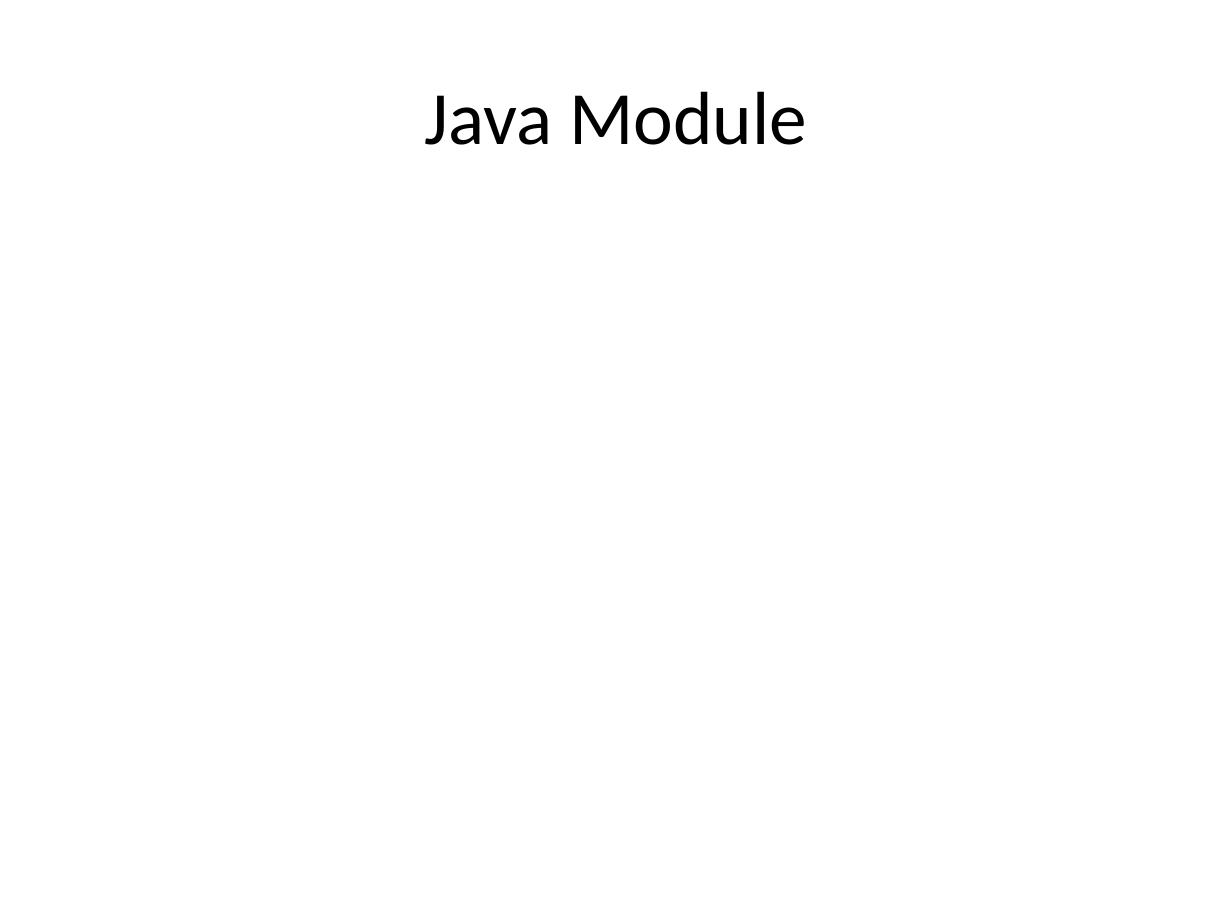
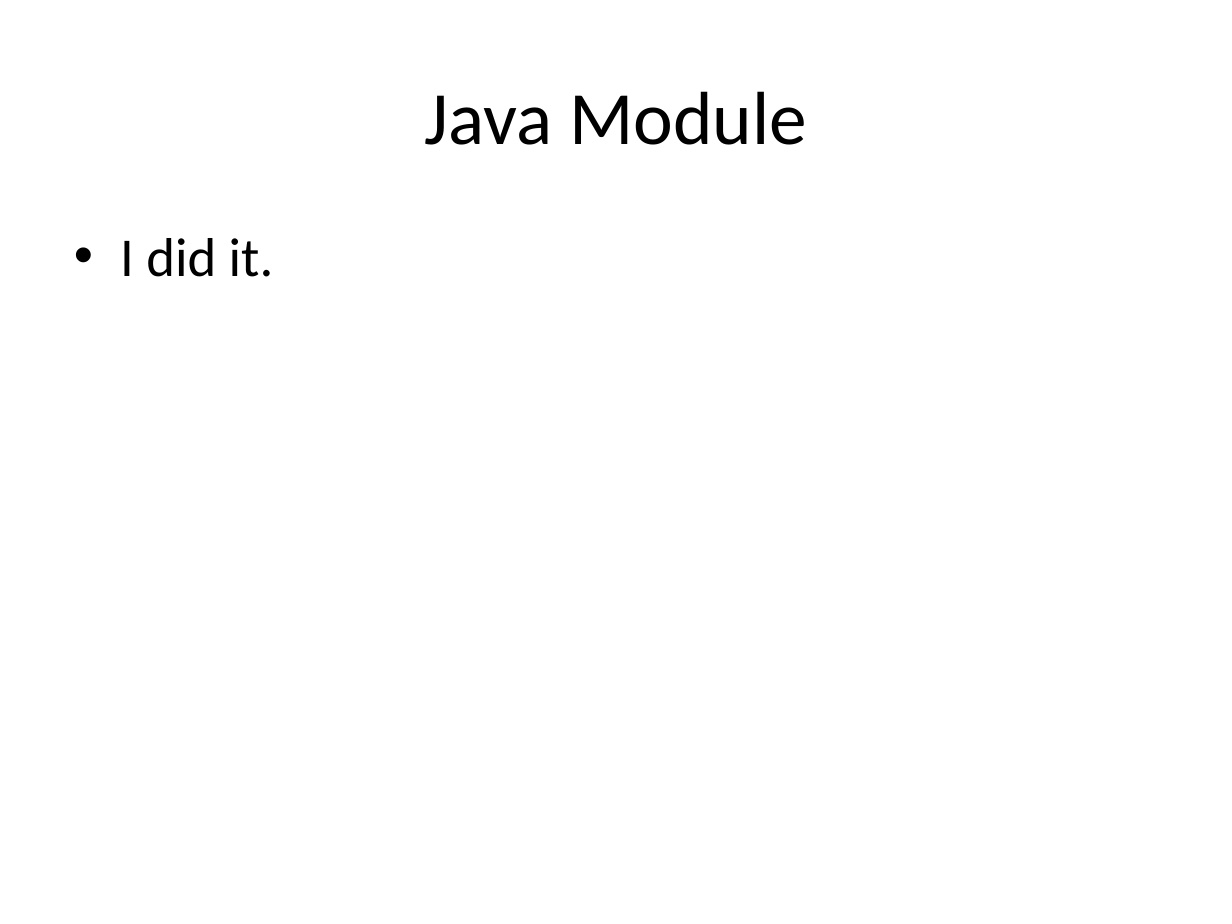
Before and after one commit to AlexMulkerrinQA/ATMTN, a slide deck: slide 6 of AuToMaToN Pres.pptx. Drawn at 1232x924 pixels with LibreOffice and Linux fonts; fonts in the diff are those of the drawing. Boxes give left, top, right and bottom in pixels: in the first picture for what was removed or moved away, otherwise in the second. Text is boxed around its words. In the diff, an @@ line names an element or a change of style, - is before the commit and + after.

```diff
--- a/AuToMaToN Pres.pptx
+++ b/AuToMaToN Pres.pptx
@@ text added at bbox=[120, 238, 274, 277], 32 pt, text #000000 @@
+• I did it.
```
Also in this commit, not shown: 1 other slide changed.
